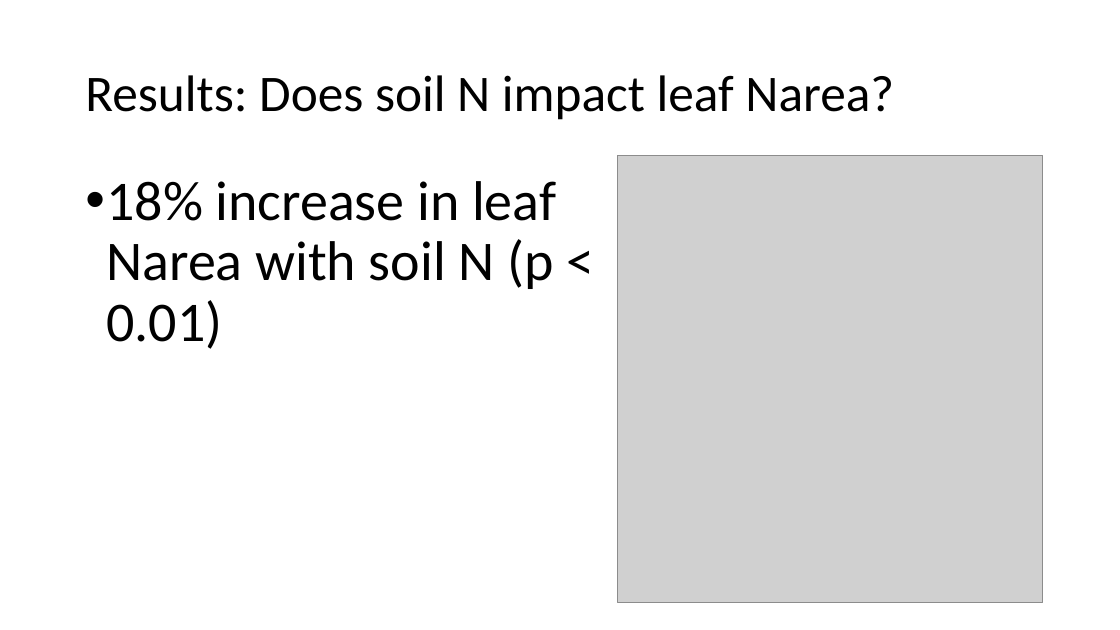
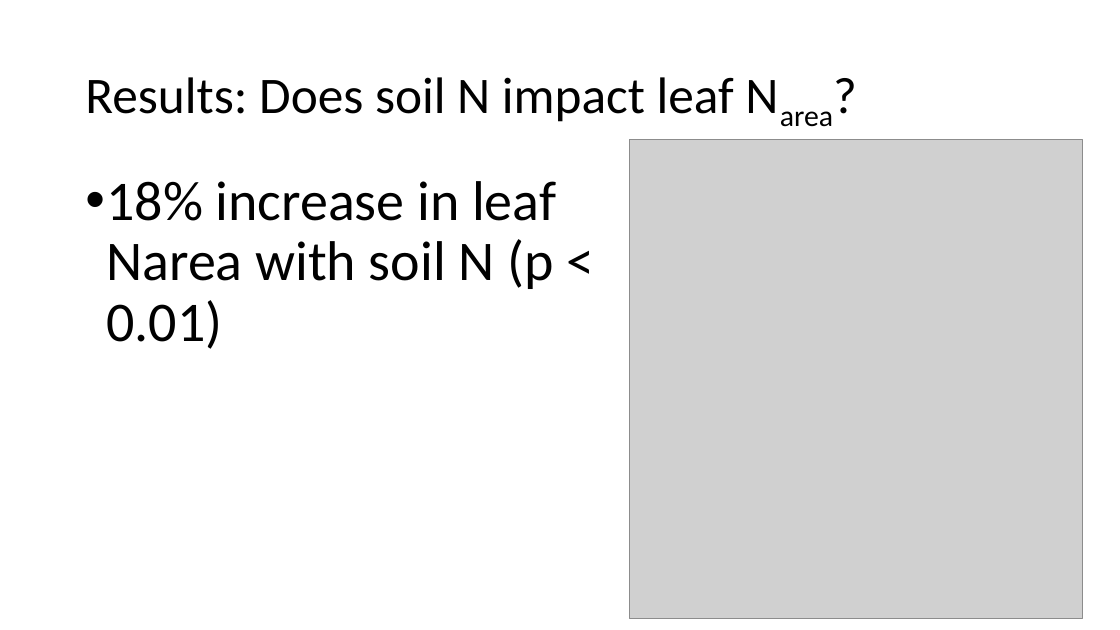
Before and after one commit to efwaring/NutNetPhys, a slide deck: slide 13 of presentations/nutnet_narea.pptx (slide 10 before the commit). Drawn at 1120x630 pixels with LibreOffice and Linux fonts; fonts in the diff are those of the drawing; grey boxes stand for pictures. Boxes give left, top, right and bottom in pixels: in the first picture for what was removed or moved away, otherwise in the second. Text is boxed around its words. In the diff, an @@ line names an element or a change of style, - is before the commit and + after.

```diff
--- a/presentations/nutnet_narea.pptx
+++ b/presentations/nutnet_narea.pptx
@@ title "Results: Does soil N impact ..." at (85, 77, 734, 122): now subscript in "Narea?" @@
@@ picture: place and size @@
-picture at (618, 155, 1044, 603)
+picture at (629, 139, 1082, 619)
```
Also in this commit, not shown: 8 other slides changed, 7 slides added, 13 other files.
